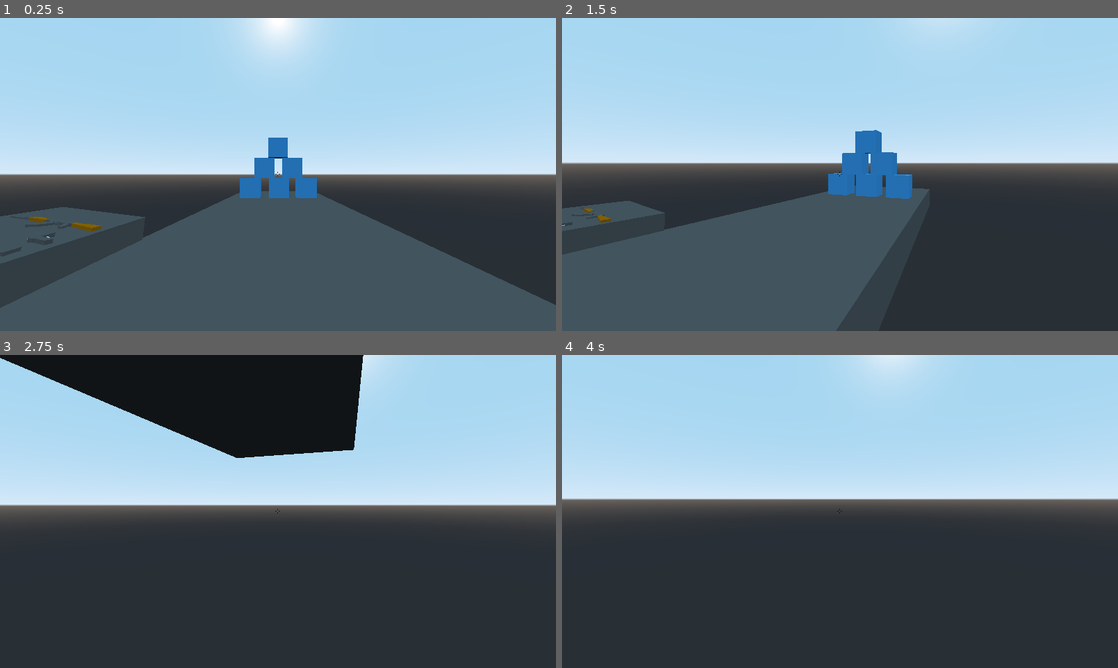
Above: before the commit, frames 1-4 (two rows, left to right).
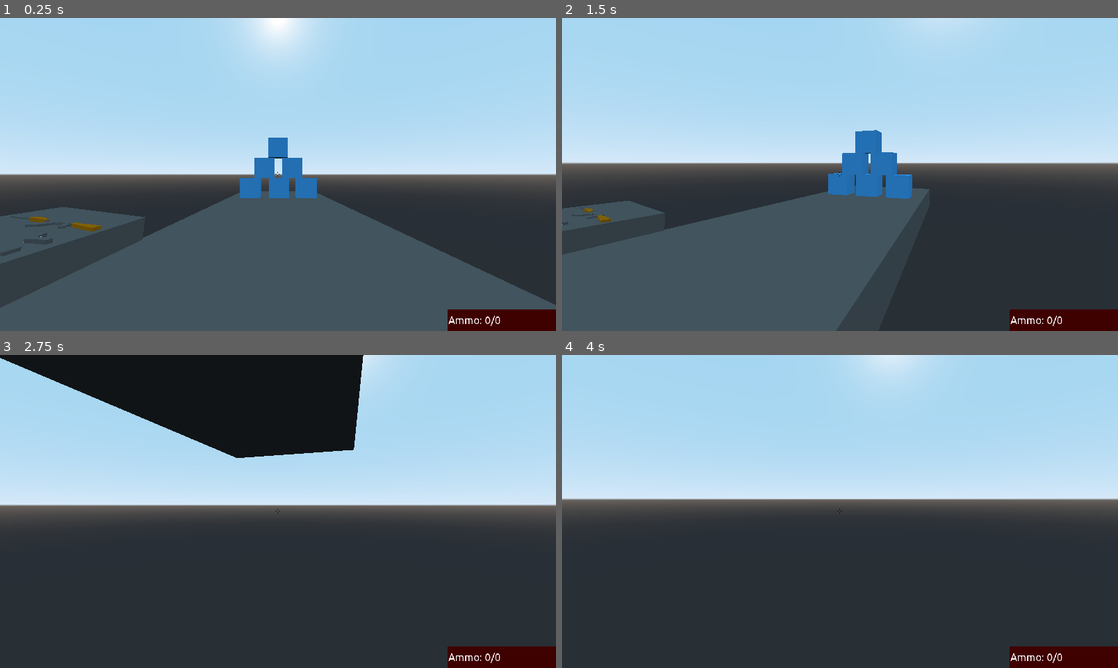
Above: after the commit, the same moments.

Repository: ssebs/firingrange
Game: Godot game, scene res://Map.tscn
Two runs of this game, one before a commit and one after it. Both use one fixed random seed, a clock stepped at 60 frames per second and the inputs below. Sound files missing from this copy of the repository are replaced by a short silence.
Inputs (mouse positions are in pixels of both pictures, inside the frame that each line leads up to):
- Up to frame 1 (0.25 s): no input
- Up to frame 2 (1.5 s): move the mouse to (962, 158) at 0.52 s; press the mouse at (962, 158) at 0.53 s; hold D (move_right) 0.53-1.28 s; tap Space (jump) at 0.77 s; move the mouse to (812, 174) at 1.27 s; release the mouse at (812, 174) at 1.28 s; hold W (move_forward) from 1.28 s (still down); right-click (812, 174) at 1.35 s
- Up to frame 3 (2.75 s): keep holding W (move_forward); tap Space (jump) at 1.52 s; click (250, 511) at 1.55 s; move the mouse to (289, 505) at 2.02 s; press the mouse at (289, 505) at 2.03 s
- Up to frame 4 (4 s): keep holding W (move_forward); move the mouse to (834, 517) at 2.77 s; release the mouse at (834, 517) at 2.78 s; tap F (interact) at 2.85 s; tap Space (jump) at 3.02, 3.77 s; click (834, 517) at 3.05 s; tap Enter at 3.5 s; move the mouse to (878, 514) at 3.52 s; press the mouse at (878, 514) at 3.53 s

The runs differ from the first frame. In frame 1, 1.4% of the frame differs, in the area x 4-100%, y 65-100%; in frame 2, 1.4%; in frame 3, 1.3%; in frame 4, 1.3%.

Commit message:
working ammo counter

Diff:
--- a/Scenes/Guns/AK.gd
+++ b/Scenes/Guns/AK.gd
@@ -13,40 +13,62 @@
 var max_ammo_in_mag = 30
 
 var dropped = false
+var picked_up = false
+var ammo_label: Label
 
 # Functions
 func _ready():
 	audio.connect("finished", self, "destroy")
+	ammo_label = get_tree().get_nodes_in_group("Ammo")[0]
 
 func _process(delta):
 	if dropped:
 		# Drop it forward
 		self.apply_impulse(self.transform.basis.z, -transform.basis.z * 5)
 		dropped = false
+	if picked_up:
+		ammo_label.text = "Ammo: " + str(ammo_left) + "/" + str(ammo_spare)
 
 func shoot():
 	if ap.is_playing() or audio.playing:
 		return
 
-	var b = bullet_scn.instance()
-	fp.add_child(b)
-	b.global_transform = self.global_transform
-	b.translate(-transform.basis.z * 2)
-	b.DAMAGE = 34
-	b.SPEED = 80
-
-	ap.play("ARFire")
-	audio.stream = sound_rifle
-	audio.play()
+	if ammo_left > 0:
+		# Spawn bullet
+		var b = bullet_scn.instance()
+		fp.add_child(b)
+		b.global_transform = self.global_transform
+		b.translate(-transform.basis.z * 2)
+		b.DAMAGE = 34
+		b.SPEED = 80
+		# For the player
+		ap.play("ARFire")
+		audio.stream = sound_rifle
+		audio.play()
+		ammo_left -= 1
+	else:
+		reload()
+	ammo_label.text = "Ammo: " + str(ammo_left) + "/" + str(ammo_spare)
 # shoot
 
 func reload():
 	if ap.is_playing():
 		return
+	if ammo_spare <= 0 or ammo_left == max_ammo_in_mag:
+		return
+
+	var ammo_needed = max_ammo_in_mag - ammo_left
+	if ammo_spare >= ammo_needed:
+		ammo_spare -= ammo_needed
+		ammo_left = max_ammo_in_mag
+	else:
+		ammo_left += ammo_spare
+		ammo_spare = 0
 
 	ap.play("ARReload")
 	audio.stream = sound_reload
 	audio.play()
+	ammo_label.text = "Ammo: " + str(ammo_left) + "/" + str(ammo_spare)
 # reload
 
 func destroy():
--- a/Scenes/Guns/AK.tscn
+++ b/Scenes/Guns/AK.tscn
@@ -68,37 +68,37 @@
 anims/ARReload = ExtResource( 5 )
 
 [node name="GunBody" type="Spatial" parent="."]
-transform = Transform( 1, 0, 0, 0, 0.999999, 0, 0, 0, 0.999999, 0, 0, 0 )
+transform = Transform( 1, 0.000174824, 0, -0.000174824, 0.999999, 0, 0, 0, 0.999999, 0, 0, 0 )
 
 [node name="AK48" type="MeshInstance" parent="GunBody"]
 transform = Transform( -1.09278e-06, -25, -1.09278e-06, 0, -1.09279e-06, 25, -25, 1.09279e-06, 4.77672e-14, 0, 0, 0.18987 )
-mesh = SubResource( 9 )
+mesh = SubResource( 1 )
 material/0 = ExtResource( 2 )
 material/1 = ExtResource( 3 )
 
 [node name="FrontSight" type="MeshInstance" parent="GunBody"]
 transform = Transform( 1, 0, 0, 0, 0.999999, 0, 0, 0, 0.999999, 0, 0.163442, -0.530485 )
-mesh = SubResource( 10 )
+mesh = SubResource( 2 )
 material/0 = null
 
 [node name="RearSightL" type="MeshInstance" parent="GunBody"]
 transform = Transform( 2, 0, 0, 0, 1.15, 0, 0, 0, 1.5, -0.02, 0.16098, 0.136 )
-mesh = SubResource( 10 )
+mesh = SubResource( 2 )
 material/0 = null
 
 [node name="RearSightR" type="MeshInstance" parent="GunBody"]
 transform = Transform( 2, 0, 0, 0, 1.15, 0, 0, 0, 1.5, 0.02, 0.161, 0.136 )
-mesh = SubResource( 10 )
+mesh = SubResource( 2 )
 material/0 = null
 
 [node name="MuzzleFlash" type="MeshInstance" parent="GunBody"]
 transform = Transform( 3, 0, 0, 0, 3, 0, 0, 0, 3, 0, 0.0210171, -1.62351 )
 visible = false
-mesh = SubResource( 7 )
+mesh = SubResource( 4 )
 material/0 = null
 
 [node name="CollisionShape" type="CollisionShape" parent="."]
 transform = Transform( 1, 0, 0, 0, 1, 0, 0, 0, 1, 0, -0.179211, -0.284036 )
-shape = SubResource( 8 )
+shape = SubResource( 5 )
 
 [node name="AudioPlayer" type="AudioStreamPlayer" parent="."]
--- a/Scenes/Guns/BasicPistol.gd
+++ b/Scenes/Guns/BasicPistol.gd
@@ -13,40 +13,66 @@
 var max_ammo_in_mag = 10
 
 var dropped = false
+var picked_up = false
+var ammo_label: Label
 
 # Functions
 func _ready():
 	audio.connect("finished", self, "destroy")
+	ammo_label = get_tree().get_nodes_in_group("Ammo")[0]
+
 
 func _process(delta):
 	if dropped:
 		# Drop it forward
 		self.apply_impulse(self.transform.basis.z, -transform.basis.z * 5)
 		dropped = false
+	if picked_up:
+		ammo_label.text = "Ammo: " + str(ammo_left) + "/" + str(ammo_spare)
+# _process
 
 func shoot():
 	if ap.is_playing() or audio.playing:
 		return
 
-	var b = bullet_scn.instance()
-	fp.add_child(b)
-	b.global_transform = self.global_transform
-	b.translate(-transform.basis.z)
-	b.DAMAGE = 34
-	b.SPEED = 80
+	if ammo_left > 0:
+		# Spawn bullet
+		var b = bullet_scn.instance()
+		fp.add_child(b)
+		b.global_transform = self.global_transform
+		b.translate(-transform.basis.z)
+		b.DAMAGE = 34
+		b.SPEED = 80
 
-	ap.play("Fire")
-	audio.stream = sound_pistol
-	audio.play()
+		# For the player
+		ap.play("Fire")
+		audio.stream = sound_pistol
+		audio.play()
+		ammo_left -= 1
+	else:
+		reload()
+	ammo_label.text = "Ammo: " + str(ammo_left) + "/" + str(ammo_spare)
+#	print(str(ammo_left)+"/"+str(ammo_spare))
 # shoot
 
 func reload():
 	if ap.is_playing():
 		return
+	if ammo_spare <= 0 or ammo_left == max_ammo_in_mag:
+		return
+
+	var ammo_needed = max_ammo_in_mag - ammo_left
+	if ammo_spare >= ammo_needed:
+		ammo_spare -= ammo_needed
+		ammo_left = max_ammo_in_mag
+	else:
+		ammo_left += ammo_spare
+		ammo_spare = 0
 
 	ap.play("Reload")
 	audio.stream = sound_reload
 	audio.play()
+	ammo_label.text = "Ammo: " + str(ammo_left) + "/" + str(ammo_spare)
 # reload
 
 func destroy():
--- a/Scenes/Guns/BasicPistol.tscn
+++ b/Scenes/Guns/BasicPistol.tscn
@@ -168,21 +168,21 @@
 
 [node name="AnimationPlayer" type="AnimationPlayer" parent="."]
 root_node = NodePath("../GunBody")
-anims/Fire = SubResource( 10 )
-anims/Reload = SubResource( 13 )
+anims/Fire = SubResource( 1 )
+anims/Reload = SubResource( 2 )
 blend_times = [ "Fire", "Fire", 0.005 ]
 
 [node name="GunBody" type="Spatial" parent="."]
-transform = Transform( 1, 0, 0, 0, 0.999999, 0, 0, 0, 0.999999, 0, 0, 0 )
+transform = Transform( 1, 0, 0, 0, 0.965925, -0.258819, 0, 0.258819, 0.965925, 0, 0.0620615, 0.0695373 )
 
 [node name="Barrel" type="MeshInstance" parent="GunBody"]
-mesh = SubResource( 2 )
-material/0 = SubResource( 3 )
+mesh = SubResource( 3 )
+material/0 = SubResource( 4 )
 
 [node name="Handle" type="MeshInstance" parent="GunBody"]
 transform = Transform( 1, 0, 0, 0, 1.13351, 0.248907, 0, -0.21448, 0.976728, 0, -0.2, 0.176434 )
-mesh = SubResource( 4 )
-material/0 = SubResource( 5 )
+mesh = SubResource( 5 )
+material/0 = SubResource( 6 )
 
 [node name="FrontSight" type="MeshInstance" parent="GunBody"]
 transform = Transform( 1, 0, 0, 0, 1, 0, 0, 0, 1, 0, 0.06, -0.24 )
--- a/Scenes/Guns/M16.gd
+++ b/Scenes/Guns/M16.gd
@@ -13,40 +13,62 @@
 var max_ammo_in_mag = 30
 
 var dropped = false
+var picked_up = false
+var ammo_label: Label
 
 # Functions
 func _ready():
 	audio.connect("finished", self, "destroy")
+	ammo_label = get_tree().get_nodes_in_group("Ammo")[0]
 
 func _process(delta):
 	if dropped:
 		# Drop it forward
 		self.apply_impulse(self.transform.basis.z, -transform.basis.z * 5)
 		dropped = false
+	if picked_up:
+		ammo_label.text = "Ammo: " + str(ammo_left) + "/" + str(ammo_spare)
 
 func shoot():
 	if ap.is_playing() or audio.playing:
 		return
 
-	var b = bullet_scn.instance()
-	fp.add_child(b)
-	b.global_transform = self.global_transform
-	b.translate(-transform.basis.z * 2)
-	b.DAMAGE = 25
-	b.SPEED = 80
-
-	ap.play("ARFire")
-	audio.stream = sound_rifle
-	audio.play()
+	if ammo_left > 0:
+		# Spawn bullet
+		var b = bullet_scn.instance()
+		fp.add_child(b)
+		b.global_transform = self.global_transform
+		b.translate(-transform.basis.z * 2)
+		b.DAMAGE = 25
+		b.SPEED = 80
+		# For the player
+		ap.play("ARFire")
+		audio.stream = sound_rifle
+		audio.play()
+		ammo_left -= 1
+	else:
+		reload()
+	ammo_label.text = "Ammo: " + str(ammo_left) + "/" + str(ammo_spare)
 # shoot
 
 func reload():
 	if ap.is_playing():
 		return
+	if ammo_spare <= 0 or ammo_left == max_ammo_in_mag:
+		return
+
+	var ammo_needed = max_ammo_in_mag - ammo_left
+	if ammo_spare >= ammo_needed:
+		ammo_spare -= ammo_needed
+		ammo_left = max_ammo_in_mag
+	else:
+		ammo_left += ammo_spare
+		ammo_spare = 0
 
 	ap.play("ARReload")
 	audio.stream = sound_reload
 	audio.play()
+	ammo_label.text = "Ammo: " + str(ammo_left) + "/" + str(ammo_spare)
 # reload
 
 func destroy():
--- a/Scenes/Player.gd
+++ b/Scenes/Player.gd
@@ -48,6 +48,7 @@
 	if reach.is_colliding() and reach.get_collider():
 		if reach.get_collider().has_method("shoot"):
 			wpn_to_spawn = load(reach.get_collider().filename).instance()
+			wpn_to_spawn.picked_up = true
 #			print(wpn_to_spawn)
 		else:
 			wpn_to_spawn = null
--- a/Scenes/Player.tscn
+++ b/Scenes/Player.tscn
@@ -1,6 +1,7 @@
-[gd_scene load_steps=6 format=2]
+[gd_scene load_steps=8 format=2]
 
 [ext_resource path="res://Scenes/Player.gd" type="Script" id=1]
+[ext_resource path="res://Assets/Ubuntu-Regular.ttf" type="DynamicFontData" id=2]
 [ext_resource path="res://Assets/crosshair.png" type="Texture" id=3]
 [ext_resource path="res://Scenes/HandADS.gd" type="Script" id=4]
 
@@ -11,6 +12,10 @@
 [sub_resource type="CapsuleMesh" id=2]
 radius = 0.5
 mid_height = 1.5
+
+[sub_resource type="DynamicFont" id=3]
+size = 24
+font_data = ExtResource( 2 )
 
 [node name="Player" type="KinematicBody" groups=[
 "Players",
@@ -33,6 +38,43 @@
 "P_Camera",
 ]]
 transform = Transform( 1, 0, 0, 0, 1, 0, 0, 0, 1, 0, 0.680957, 0 )
+
+[node name="GUI" type="Control" parent="Head/Camera"]
+margin_right = 40.0
+margin_bottom = 40.0
+__meta__ = {
+"_edit_use_anchors_": false
+}
+
+[node name="AmmoContainer" type="ColorRect" parent="Head/Camera/GUI"]
+anchor_left = 1.0
+anchor_top = 1.0
+anchor_right = 1.0
+anchor_bottom = 1.0
+margin_left = 990.0
+margin_top = 630.0
+margin_right = 1240.0
+margin_bottom = 680.0
+color = Color( 0.247059, 0, 0, 1 )
+__meta__ = {
+"_edit_use_anchors_": false
+}
+
+[node name="AmmoCounter" type="Label" parent="Head/Camera/GUI/AmmoContainer" groups=[
+"Ammo",
+]]
+anchor_top = 0.5
+anchor_bottom = 0.5
+margin_top = -14.0
+margin_right = 126.0
+margin_bottom = 14.0
+custom_fonts/font = SubResource( 3 )
+text = "Ammo: 0/0"
+align = 1
+valign = 1
+__meta__ = {
+"_edit_use_anchors_": false
+}
 
 [node name="Crosshair" type="TextureRect" parent="Head/Camera" groups=[
 "P_Crosshair",
Binary file added: Assets/Ubuntu-Regular.ttf
Not shown: 3 places in Map.tscn that only renumber resources
Not shown: 3 places in Scenes/Guns/AK.tscn that only renumber resources
Not shown: 6 places in Scenes/Guns/BasicPistol.tscn that only renumber resources
Not shown, changed: _bin/FiringRange.exe
Not shown, changed: _bin/index.pck
